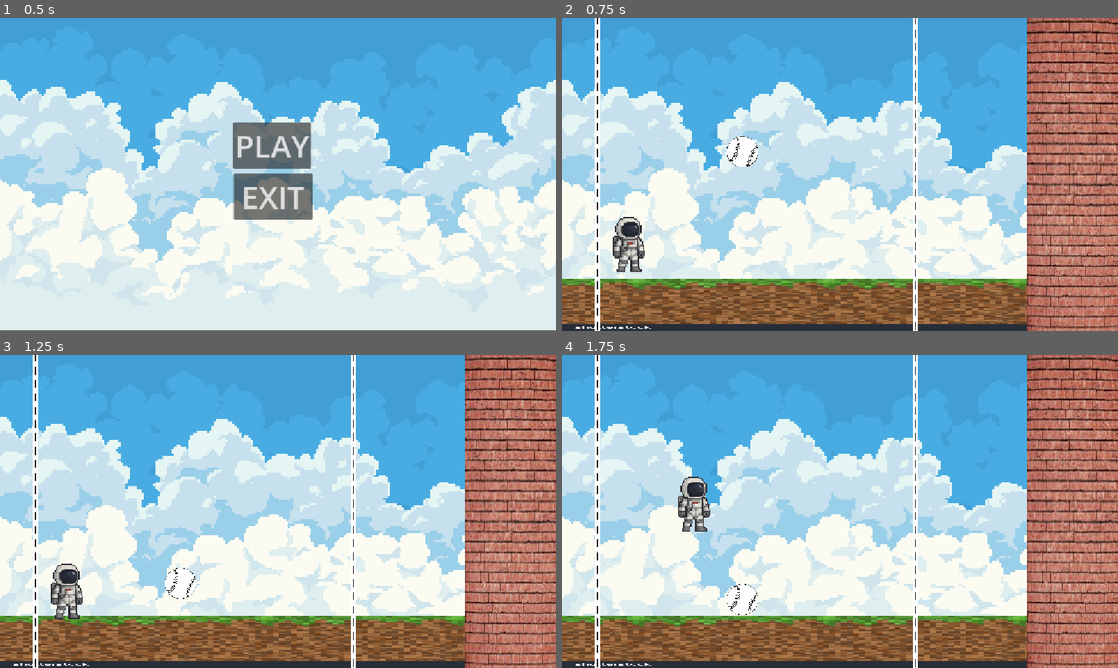
Above: before the commit, frames 1-4 (two rows, left to right).
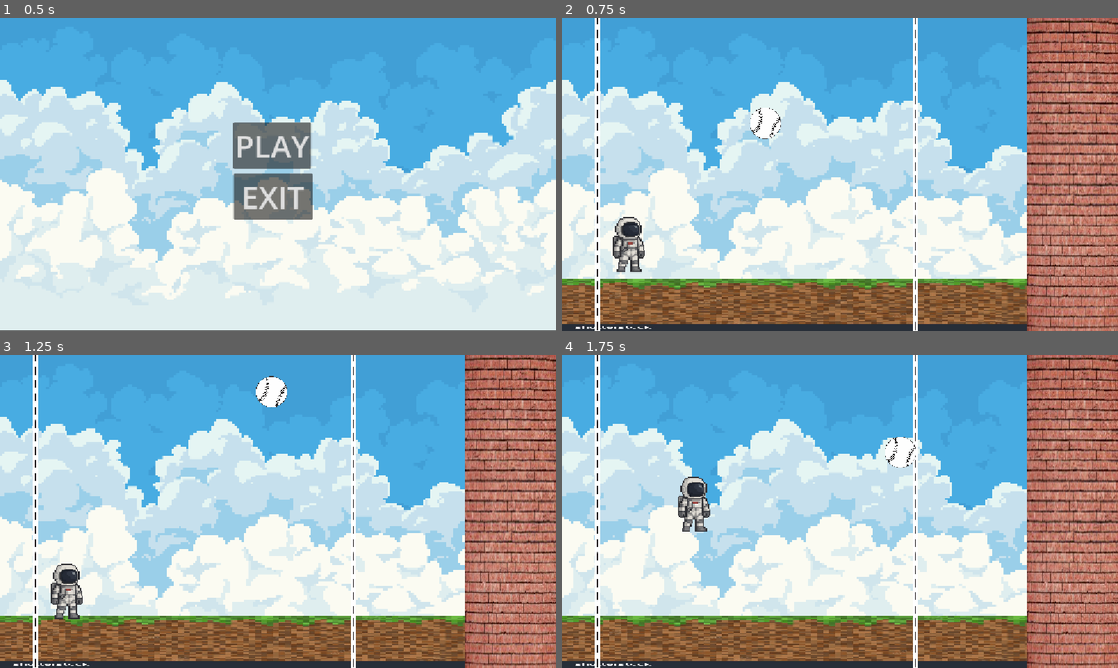
Above: after the commit, the same moments.

Repository: MultiplayerJake/GameJam-Crow-Smash
Game: Godot game, scene res://Scenes/MainScenes/menu.tscn
The game is run twice, just before and just after one commit, with the same random seed, the same clock (stepped at 60 frames per second) and the same inputs.
Inputs:
- Up to frame 1 (0.5 s): no input
- Up to frame 2 (0.75 s): click "PLAY" at 0.5 s
- Up to frame 3 (1.25 s): no input
- Up to frame 4 (1.75 s): hold D (right) from 1.28 s (still down); hold W (jatpack) from 1.28 s (still down)

Frame 1 is identical in both runs. In frame 2, 0.9% of the frame differs, in the area x 29-40%, y 28-48%; in frame 3, 0.6%; in frame 4, 0.6%.

Commit message:
Somewhat working ball wersion
Made the ball go throo one wall but it will tak a bit more programing to make it be done

Diff:
--- a/Scenes/MainScenes/ball.tscn
+++ b/Scenes/MainScenes/ball.tscn
@@ -1,19 +1,24 @@
 [gd_scene format=3 uid="uid://dsjg0x61it0q0"]
 
+[ext_resource type="Script" uid="uid://2n3vyr6jlw5n" path="res://Scripts/ball.gd" id="1_edtry"]
 [ext_resource type="Texture2D" uid="uid://b4cf05knygb5x" path="res://Assets/placeholders/ball.png" id="1_prgsb"]
 
 [sub_resource type="CircleShape2D" id="CircleShape2D_ddf6i"]
 
-[node name="RigidBody2D" type="RigidBody2D" unique_id=301301403]
+[node name="CharacterBody2D" type="CharacterBody2D" unique_id=1146664732]
+collision_layer = 0
+collision_mask = 6
+script = ExtResource("1_edtry")
 
-[node name="Sprite2D" type="Sprite2D" parent="." unique_id=1221729906]
+[node name="Sprite2D" type="Sprite2D" parent="." unique_id=1102248325]
 position = Vector2(-0.99999994, 0)
-scale = Vector2(-0.08521588, -0.08521588)
+rotation = 3.1415927
+scale = Vector2(0.08521588, 0.08521588)
 texture = ExtResource("1_prgsb")
 
-[node name="CollisionShape2D" type="CollisionShape2D" parent="." unique_id=1442466150]
+[node name="CollisionShape2D" type="CollisionShape2D" parent="." unique_id=1305562026]
 scale = Vector2(3.196805, 3.196805)
 shape = SubResource("CircleShape2D_ddf6i")
 
-[node name="ball" type="Node2D" parent="." unique_id=1247335969]
+[node name="ball" type="Node2D" parent="." unique_id=1560912178]
 scale = Vector2(0.32068127, 0.32068127)
--- a/Scenes/MainScenes/character.tscn
+++ b/Scenes/MainScenes/character.tscn
@@ -9,6 +9,7 @@
 height = 100.0
 
 [node name="character" type="CharacterBody2D" unique_id=710158590]
+collision_mask = 14
 script = ExtResource("1_yviun")
 
 [node name="Sprite2D" type="Sprite2D" parent="." unique_id=1310690841]
@@ -16,6 +17,8 @@
 texture = ExtResource("1_0xpt2")
 
 [node name="CollisionShape2D" type="CollisionShape2D" parent="." unique_id=1075351182]
+light_mask = 2
+visibility_layer = 2
 shape = SubResource("CapsuleShape2D_ddf6i")
 
 [node name="AudioStreamPlayer2D" type="AudioStreamPlayer2D" parent="." unique_id=1993744766]
--- a/Scenes/MainScenes/game.tscn
+++ b/Scenes/MainScenes/game.tscn
@@ -29,52 +29,68 @@
 scale = Vector2(0.602, 0.6)
 texture = ExtResource("1_giieq")
 
-[node name="StaticBody2D" type="StaticBody2D" parent="." unique_id=387530059]
+[node name="StaticBody2D" type="StaticBody2D" parent="." unique_id=387530059 groups=["blocks"]]
+collision_layer = 4
 
-[node name="Placeholder" type="Sprite2D" parent="StaticBody2D" unique_id=651508690]
+[node name="Placeholder" type="Sprite2D" parent="StaticBody2D" unique_id=651508690 groups=["blocks"]]
 position = Vector2(578, 596.00006)
 scale = Vector2(0.7887769, 0.18456118)
 texture = ExtResource("3_giieq")
 
-[node name="CollisionShape2D" type="CollisionShape2D" parent="StaticBody2D" unique_id=1162472197]
+[node name="CollisionShape2D" type="CollisionShape2D" parent="StaticBody2D" unique_id=1162472197 groups=["blocks"]]
+light_mask = 3
+visibility_layer = 3
 position = Vector2(581, 592)
 shape = SubResource("RectangleShape2D_ddf6i")
 
-[node name="StaticBody2D2" type="StaticBody2D" parent="." unique_id=908692387]
+[node name="Walls" type="StaticBody2D" parent="." unique_id=908692387 groups=["walls"]]
+collision_layer = 2
 
-[node name="Wall" type="Sprite2D" parent="StaticBody2D2" unique_id=2089387806]
+[node name="Wall" type="Sprite2D" parent="Walls" unique_id=2089387806]
 position = Vector2(1062, 321)
 rotation = -3.1415925
 scale = Vector2(0.41487676, -2.0803041)
 texture = ExtResource("2_jxumy")
 
-[node name="CollisionShape2D" type="CollisionShape2D" parent="StaticBody2D2" unique_id=1377827064]
+[node name="CollisionShape2D" type="CollisionShape2D" parent="Walls" unique_id=1377827064]
 position = Vector2(1069, 319)
 shape = SubResource("RectangleShape2D_wa0de")
 
-[node name="CollisionShape2D2" type="CollisionShape2D" parent="StaticBody2D2" unique_id=1308833931]
+[node name="Blocks" type="StaticBody2D" parent="." unique_id=908692388 groups=["blocks"]]
+collision_layer = 4
+
+[node name="CollisionShape2D2" type="CollisionShape2D" parent="Blocks" unique_id=1308833931]
+light_mask = 3
+visibility_layer = 3
 position = Vector2(556, 6)
 scale = Vector2(56.304264, 3.1724045)
 shape = SubResource("RectangleShape2D_f21wm")
 
-[node name="Line" type="Sprite2D" parent="StaticBody2D2" unique_id=232394161]
+[node name="Line2" type="Sprite2D" parent="Blocks" unique_id=1140171923]
+position = Vector2(74, 321)
+rotation = 1.5707964
+scale = Vector2(0.3477604, 0.05346403)
+texture = ExtResource("4_2q06e")
+
+[node name="CollisionShape2D4" type="CollisionShape2D" parent="Blocks" unique_id=546642556]
+light_mask = 3
+visibility_layer = 3
+position = Vector2(56, 293)
+shape = SubResource("RectangleShape2D_gvwpj")
+
+[node name="PassThrough" type="StaticBody2D" parent="." unique_id=908692389]
+collision_layer = 8
+
+[node name="Line" type="Sprite2D" parent="PassThrough" unique_id=232394161]
 position = Vector2(732, 321)
 rotation = 1.5707964
 scale = Vector2(0.3477604, 0.05346403)
 texture = ExtResource("4_2q06e")
 
-[node name="CollisionShape2D3" type="CollisionShape2D" parent="StaticBody2D2" unique_id=1172869244]
+[node name="CollisionShape2D3" type="CollisionShape2D" parent="PassThrough" unique_id=1172869244]
+light_mask = 2
+visibility_layer = 2
 position = Vector2(751, 293)
-shape = SubResource("RectangleShape2D_gvwpj")
-
-[node name="Line2" type="Sprite2D" parent="StaticBody2D2" unique_id=1140171923]
-position = Vector2(74, 321)
-rotation = 1.5707964
-scale = Vector2(0.3477604, 0.05346403)
-texture = ExtResource("4_2q06e")
-
-[node name="CollisionShape2D4" type="CollisionShape2D" parent="StaticBody2D2" unique_id=546642556]
-position = Vector2(56, 293)
 shape = SubResource("RectangleShape2D_gvwpj")
 
 [node name="Area2D" type="Area2D" parent="." unique_id=1054492372]
--- /dev/null
+++ b/Scripts/ball.gd
@@ -0,0 +1,32 @@
+extends CharacterBody2D
+
+var speed: float = 400.0
+@export var max_deviation_degrees: float = 5.0 # Small deviation angle for walls
+
+func _ready() -> void:
+	# Give the ball an initial movement direction (e.g., top-right)
+	velocity = Vector2(1, -1).normalized() * speed
+
+func _physics_process(delta: float) -> void:
+	# Move the ball and check for collisions
+	var collision := move_and_collide(velocity * delta)
+
+	if collision:
+		var collider = collision.get_collider()
+		var normal = collision.get_normal()
+
+		# 1. Calculate standard reflection bounce off the surface normal
+		velocity = velocity.bounce(normal)
+
+		# 2. Check which type of object was hit using groups
+		if collider.is_in_group("walls"):
+			# Add a small random deviation (converted from degrees to radians)
+			var random_deg = randf_range(-max_deviation_degrees, max_deviation_degrees)
+			velocity = velocity.rotated(deg_to_rad(random_deg))
+
+		elif collider.is_in_group("blocks"):
+			# Standard bounce: do nothing extra, it reflects cleanly
+			pass
+
+		# Keep speed consistent after the bounce
+		velocity = velocity.normalized() * speed
--- a/project.godot
+++ b/project.godot
@@ -57,6 +57,11 @@
 ]
 }
 
+[layer_names]
+
+2d_render/layer_2="Walls"
+2d_render/layer_3="Blocks"
+
 [physics]
 
 3d/physics_engine="Jolt Physics"
Not shown, added: Scripts/ball.gd.uid
